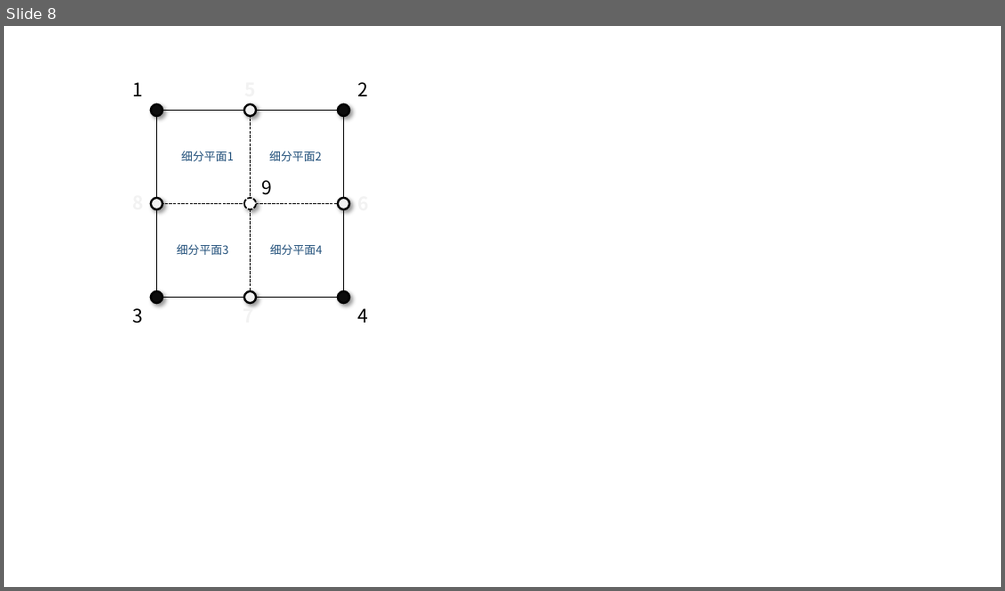
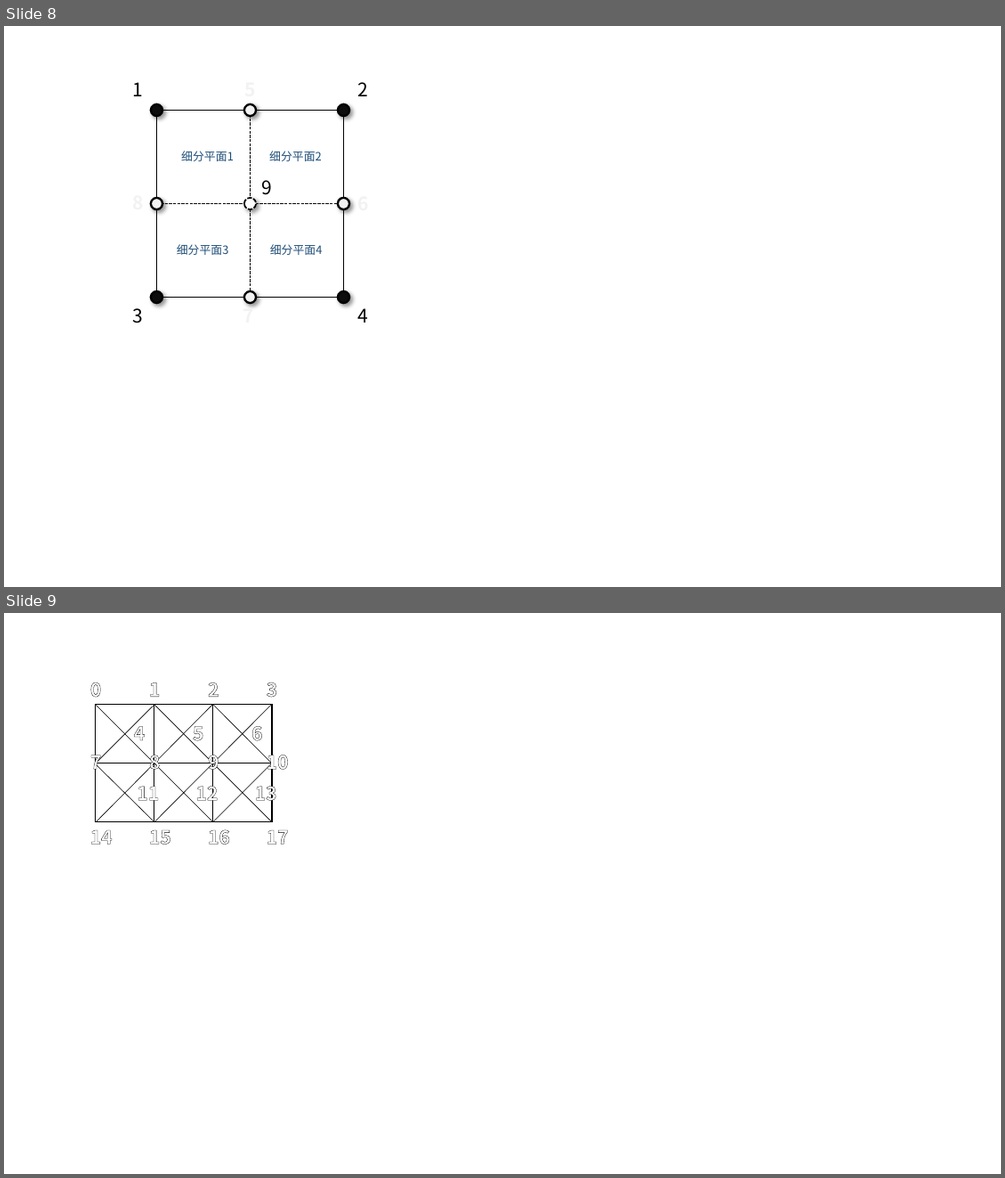
Before and after one commit to ijrys/WorldCreater, a slide deck: Docs/Technology.pptx. Shown one above the other, each under a label of ours: slide 8 before the commit, slides 8 and 9 after it. The pictures are 1005x591 and 1005x1178 pixels, drawn with LibreOffice and Linux fonts; fonts in the diff are those of the drawing. Boxes give left, top, right and bottom in pixels: in the first picture for what was removed or moved away, otherwise in the second. Text is boxed around its words. In the diff, an @@ line names an element or a change of style, - is before the commit and + after.

```diff
--- a/Docs/Technology.pptx
+++ b/Docs/Technology.pptx
@@ slide 9 added at [4,613,1001,1174], background #FFFFFF @@
@@ text added at [90,682,101,698], 18 pt, text #FFFFFF, bold @@
+0
@@ text added at [149,682,160,697], 18 pt, text #FFFFFF, bold @@
+1
@@ text added at [208,682,218,697], 18 pt, text #FFFFFF, bold @@
+2
@@ text added at [267,682,277,698], 18 pt, text #FFFFFF, bold @@
+3
@@ rectangle added at [96,705,154,763], outline #000000 1 pt @@
@@ line added from (96, 705) to (213, 822), #000000 0.5 pt @@
@@ line added from (212, 705) to (96, 822), #000000 0.5 pt @@
@@ line added from (154, 705) to (96, 763), #000000 0.5 pt @@
@@ rectangle added at [154,705,213,763], outline #000000 1 pt @@
@@ line added from (154, 705) to (272, 822), #000000 0.5 pt @@
@@ line added from (272, 705) to (154, 822), #000000 0.5 pt @@
@@ rectangle added at [213,705,273,763], outline #000000 1 pt @@
@@ line added from (213, 705) to (272, 763), #000000 0.5 pt @@
@@ text added at [134,722,145,745], 18 pt, text #FFFFFF, bold @@
+4
@@ text added at [193,722,203,745], 18 pt, text #FFFFFF, bold @@
+5
@@ text added at [251,722,262,745], 18 pt, text #FFFFFF, bold @@
+6
@@ text added at [90,750,101,773], 18 pt, text #FFFFFF, bold @@
+7
@@ rectangle added at [96,763,154,822], outline #000000 1 pt @@
@@ line added from (96, 764) to (154, 822), #000000 0.5 pt @@
@@ text added at [149,750,160,773], 18 pt, text #FFFFFF, bold @@
+8
@@ rectangle added at [154,763,213,822], outline #000000 1 pt @@
@@ text added at [208,750,218,773], 18 pt, text #FFFFFF, bold @@
+9
@@ rectangle added at [213,763,273,822], outline #000000 1 pt @@
@@ line added from (272, 763) to (213, 821), #000000 0.5 pt @@
@@ text added at [267,750,289,773], 18 pt, text #FFFFFF, bold @@
+10
@@ text added at [137,781,159,804], 18 pt, text #FFFFFF, bold @@
+11
@@ text added at [196,781,218,804], 18 pt, text #FFFFFF, bold @@
+12
@@ text added at [255,781,277,804], 18 pt, text #FFFFFF, bold @@
+13
@@ text added at [90,830,113,844], 18 pt, text #FFFFFF, bold @@
+14
@@ text added at [149,830,171,844], 18 pt, text #FFFFFF, bold @@
+15
@@ text added at [208,829,230,844], 18 pt, text #FFFFFF, bold @@
+16
@@ text added at [267,830,289,844], 18 pt, text #FFFFFF, bold @@
+17
```
Also in this commit, not shown: 18 other files.
